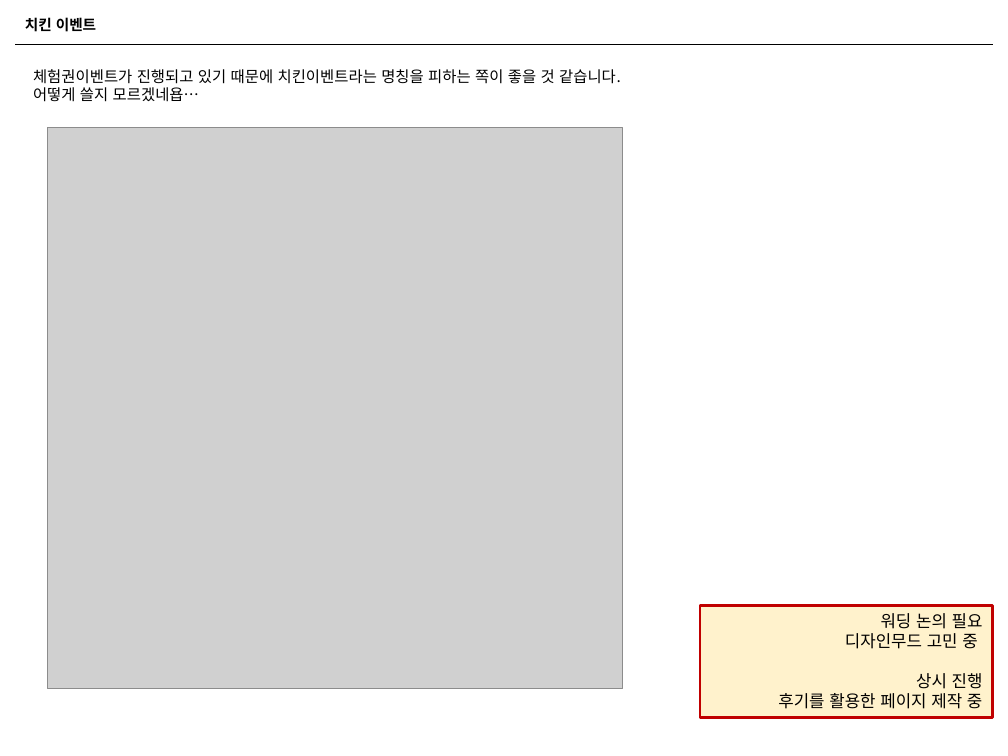
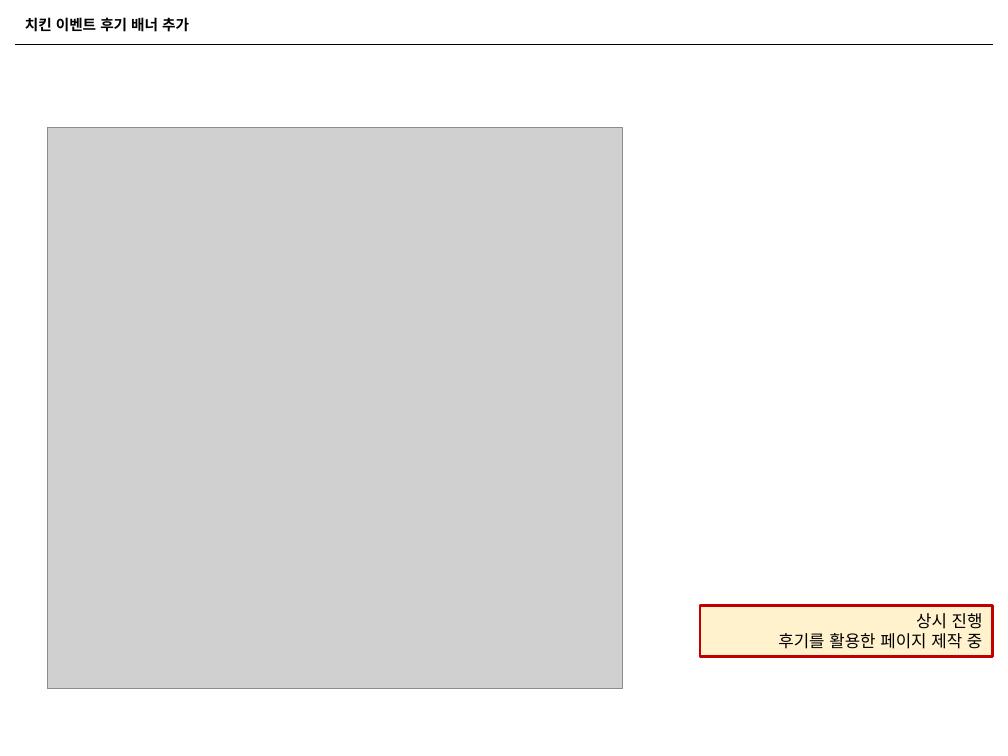
Before and after one commit to naxvinci/marketing, a slide deck: slide 12 of 업무보고0101.pptx. Drawn at 1008x756 pixels with LibreOffice and Linux fonts; fonts in the diff are those of the drawing; grey boxes stand for pictures. Boxes give left, top, right and bottom in pixels: in the first picture for what was removed or moved away, otherwise in the second. Text is boxed around its words. In the diff, an @@ line names an element or a change of style, - is before the commit and + after.

```diff
--- a/업무보고0101.pptx
+++ b/업무보고0101.pptx
@@ text at [25, 17, 189, 32]: text changed @@
-치킨 이벤트
+치킨 이벤트 후기 배너 추가
@@ text removed at [33, 69, 621, 102] @@
-체험권이벤트가 진행되고 있기 때문에 치킨이벤트라는 명칭을 피하는 쪽이 좋을 것 같습니다.
-어떻게 쓸지 모르겠네욥…
@@ rectangle "상시 진행": place and size @@
-rectangle "상시 진행" at [700, 606, 992, 718]
+rectangle "상시 진행" at [700, 606, 992, 656]
@@ text in rectangle at [845, 613, 983, 649]: paragraphs removed @@
-워딩 논의 필요
-디자인무드 고민 중
```
Also in this commit, not shown: 1 other slide changed, 1 slide added, 2 other files.
